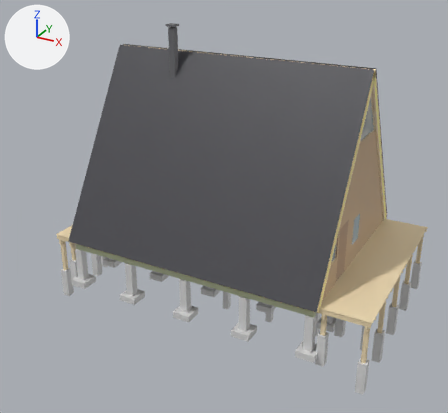
The glTF model project/a/cabin2/cabin2.glb as it was, and as the next commit left it.
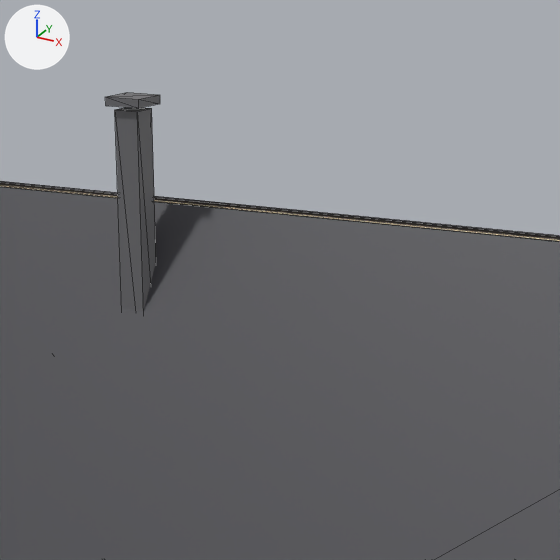
The first picture shows the older version from a camera (50 mm lens) standing at (10.91, -20.75, 12.13) and looking at (-0.55, 0.09, 1.71). The close-ups show the older and then the newer version on the part from 31% to 62% of the width and 0% to 34% of the height of that picture. Only the edits that show in the close-ups are written down. Every picture has the same lights, and +X, +Y and +Z are marked at upper left. The close-ups show mesh edges as thin lines. Where no turn or scale is listed for an object, it has been applied to the vertices. Vertices at exactly the same position are counted once.

Names of what the first close-up shows: 'chimney_cap', 'chimney_twinwall', 'roof_sheet_N', 'roof_sheet_S' and 1 more.
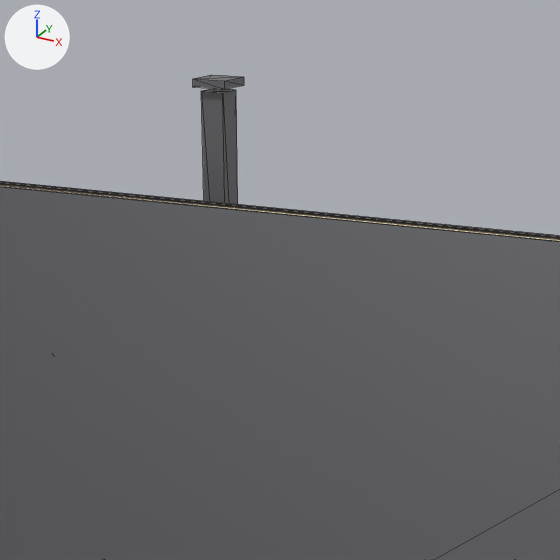
Where the newer file only moved an object's origin or applied its transform, the numbers keep the older frame.

Pixel boxes (x1, y1, x2, y2) of what changed, in the close-ups (560 x 560 px):
'chimney_twinwall', moved, rescaled: before (115, 107, 156, 311); after (201, 89, 238, 204)
'chimney_cap', moved: before (105, 92, 160, 108); after (193, 75, 244, 89)

Patch to the scene script:
```diff
--- a/project/a/cabin2/cabin2.glb.py
+++ b/project/a/cabin2/cabin2.glb.py
@@ me_chimney_twinwall @@
 # used by ob_chimney_twinwall; location = (-2.4, -0.55, 7.41)
-me_chimney_twinwall.from_pydata(...)  # 8 vertices, 12 faces; spans x -0.12..0.12, y -0.12..0.12, z -1.51..1.51
+me_chimney_twinwall.from_pydata(...)  # 8 vertices, 12 faces; spans x -0.12..0.12, y -0.12..0.12, z -1.9..1.9
+# me_chimney_twinwall part 1: the whole mesh is scaled about its middle by (1, 1, 1.26)
 me_chimney_twinwall.materials.append(mat_stove_kit)
@@ ob_chimney_twinwall @@
 ob_chimney_twinwall = bpy.data.objects.new('chimney_twinwall', me_chimney_twinwall)
-ob_chimney_twinwall.location = (-2.4, -0.55, 7.41)
+ob_chimney_twinwall.location = (-2.4, 1.0, 7.02)
@@ ob_chimney_cap @@
 ob_chimney_cap = bpy.data.objects.new('chimney_cap', me_chimney_cap)
-ob_chimney_cap.location = (-2.4, -0.55, 9.0)
+ob_chimney_cap.location = (-2.4, 1.0, 9.0)
```
